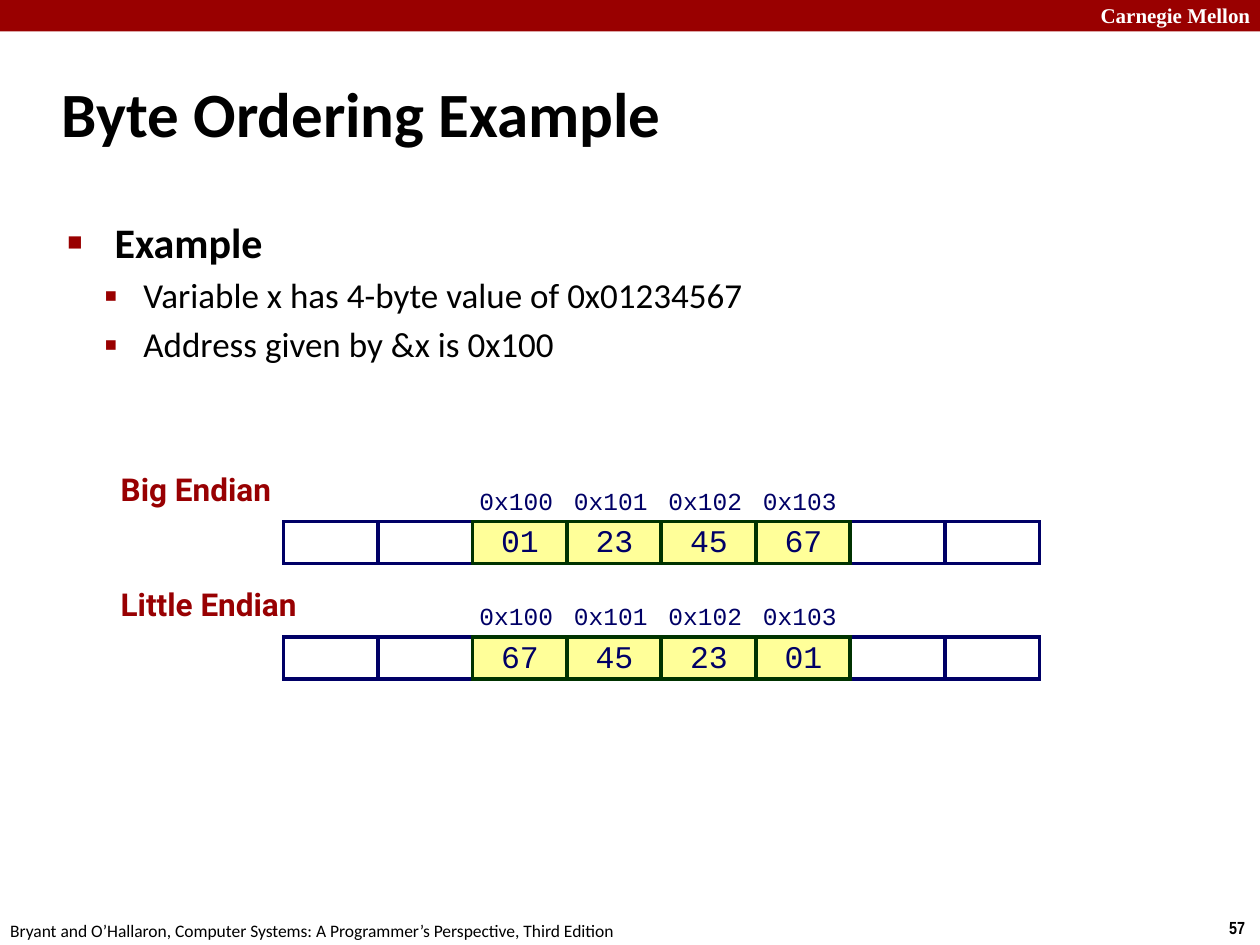
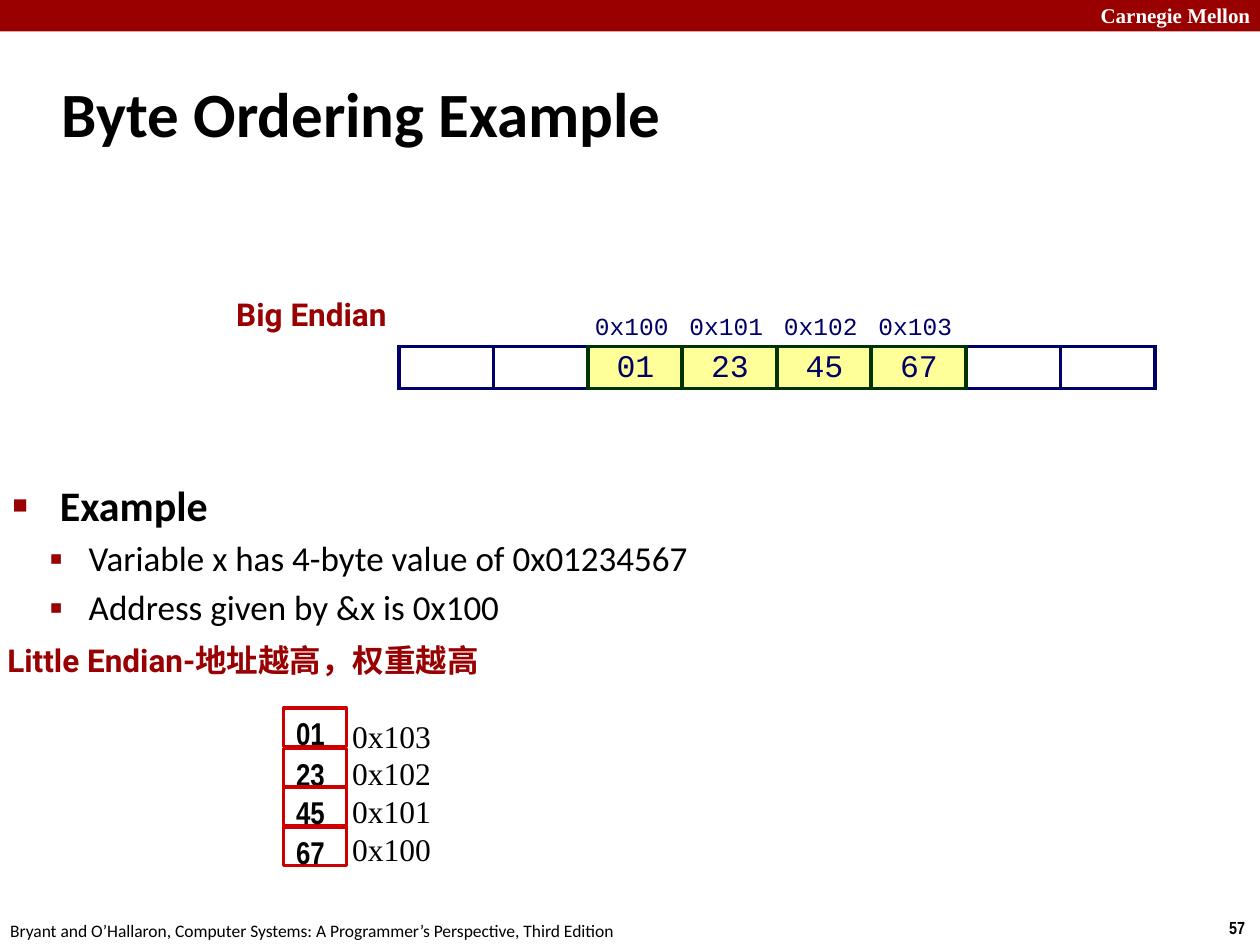
Before and after one commit to zhenli1347/MYCSAPP, a slide deck: slide 57 of Recitation1/02-03-bits-ints.pptx. Drawn at 1260x945 pixels with LibreOffice and Linux fonts; fonts in the diff are those of the drawing. Boxes give left, top, right and bottom in pixels: in the first picture for what was removed or moved away, otherwise in the second. Text is boxed around its words. In the diff, an @@ line names an element or a change of style, - is before the commit and + after.

```diff
--- a/Recitation1/02-03-bits-ints.pptx
+++ b/Recitation1/02-03-bits-ints.pptx
@@ 13 texts, 12 rectangles moved together from (x1=121, y1=477, x2=1040, y2=567) to (x1=236, y1=302, x2=1155, y2=392) @@
@@ text "Example" moved from (x1=115, y1=228, x2=742, y2=363) to (x1=60, y1=491, x2=688, y2=626) @@
@@ text at (x1=7, y1=645, x2=479, y2=677): text changed @@
-Little Endian
+Little Endian-地址越高，权重越高
@@ group removed at (x1=472, y1=638, x2=850, y2=679): 4 rectangles, 4 texts @@
-67
-45
-23
-01
@@ group removed at (x1=284, y1=595, x2=1040, y2=679): 8 rectangles, 4 texts @@
-0x100
-0x101
-0x102
-0x103
@@ font Courier New to Arial Narrow, text colour #FFFFFF to #000000, bold on; alignment centre to left; vertical alignment middle to top; outline none to #CC0000 2 pt in 4 elements at (x1=284, y1=827, x2=346, y2=866), (x1=284, y1=788, x2=346, y2=827), (x1=284, y1=748, x2=346, y2=788), (x1=284, y1=708, x2=346, y2=747) @@
@@ rectangle "01" resized from (x1=774, y1=634, x2=833, y2=683) to (x1=284, y1=708, x2=346, y2=747) @@
@@ rectangle "23" resized from (x1=679, y1=634, x2=738, y2=683) to (x1=284, y1=748, x2=346, y2=788) @@
@@ text added at (x1=352, y1=727, x2=431, y2=862), 18 pt, text #000000 @@
+0x103
+0x102
+0x101
+0x100
@@ rectangle "45" resized from (x1=585, y1=634, x2=644, y2=683) to (x1=284, y1=788, x2=346, y2=827) @@
@@ rectangle "67" resized from (x1=490, y1=634, x2=549, y2=683) to (x1=284, y1=827, x2=346, y2=866) @@
```
Also in this commit, not shown: 2 other slides changed, 4 other files.
